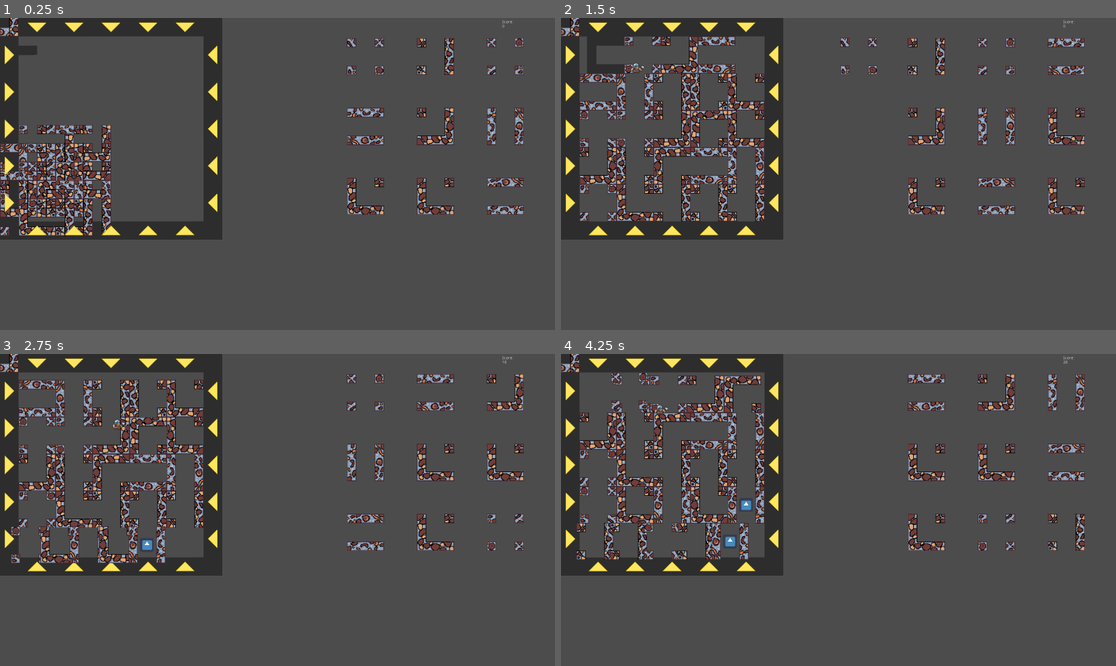
Above: before the commit, frames 1-4 (two rows, left to right).
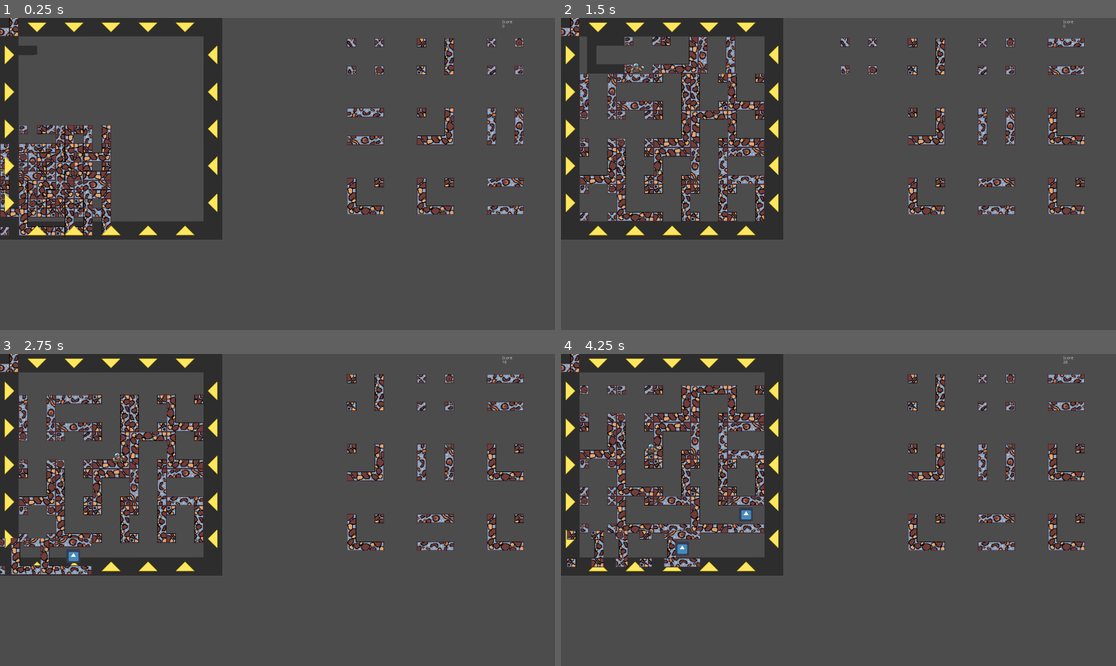
Above: after the commit, the same moments.

Repository: DorianSnowball/amazeing-mine
Game: Godot game, scene res://MainUI.tscn
Two runs of this game, one before a commit and one after it. Both use one fixed random seed, a clock stepped at 60 frames per second and the inputs below. The engine's default icon, where the game draws it, is replaced by a stand-in: a white triangle on a blue panel in a dark square.
Inputs (mouse positions are in pixels of both pictures, inside the frame that each line leads up to):
- Up to frame 1 (0.25 s): no input
- Up to frame 2 (1.5 s): hold D (move_right) 0.53-1.25 s; tap Space (jump) at 0.77 s; click (572, 55) at 1.27 s
- Up to frame 3 (2.75 s): hold D (move_right) from 2.03 s (still down); tap Space (jump) at 2.27 s
- Up to frame 4 (4.25 s): release D (move_right) at 2.78 s; hold A (move_left) 2.78-3.53 s; hold D (move_right) from 3.53 s (still down); tap Space (jump) at 3.77 s

The runs differ from the first frame. In frame 1, 1.2% of the frame differs, in the area x 0-20%, y 3-64%; in frame 2, 2.6%; in frame 3, 13%, in the area x 0-95%, y 3-71%; in frame 4, 13%.

Commit message:
changed scrolling behaviour

Diff:
--- a/game/Dwarf.gd
+++ b/game/Dwarf.gd
@@ -61,9 +61,9 @@
     checkScroll()
 
 func checkScroll():
-    if get_parent().getRow(position.y) > 1:
+    if get_parent().getRow(position.y) > 1 and is_on_floor() and not get_parent().scrolling:
         get_parent().scroll()
-        velocity.y = 0
+        #velocity.y = 0
 
 #    if previous_frame_floor != is_on_floor() and vel_y == 13:                   #will only trigger once
 #        print(is_on_floor())
--- a/game/Gamefield.gd
+++ b/game/Gamefield.gd
@@ -191,7 +191,7 @@
 func scroll():
     # remove first row
     # add new last row
-
+    scrolling = true
     var row = []
     for _i in range(fieldsize_width):
         row.append(getRandomTile(Vector2(0,fieldsize_height*tile_scaling*tile_basesize+100)))
@@ -206,9 +206,12 @@
 
 
     drawField()
-    dwarf.position.y -= tile_basesize*tile_scaling
-
     $"../Score".increaseScore()
+    #dwarf.position.y -= tile_basesize*tile_scaling
+
+    yield(get_tree().create_timer(0.5), "timeout")
+    scrolling = false
+
 
 var itemProb = 0.75
 func generateTileItem(row):
--- a/game/Tile_Tube.tscn
+++ b/game/Tile_Tube.tscn
@@ -8,6 +8,7 @@
 [node name="Tile_Tube" type="KinematicBody2D"]
 
 [node name="Sprite" type="Sprite" parent="."]
+rotation = 1.5708
 texture = ExtResource( 1 )
 
 [node name="CollisionShape2D_Top" type="CollisionShape2D" parent="."]
--- a/game/project.godot
+++ b/game/project.godot
@@ -10,6 +10,7 @@
 
 _global_script_classes=[  ]
 _global_script_class_icons={
+
 }
 
 [application]
@@ -25,9 +26,11 @@
 
 [input]
 
-ui_select={
+ui_accept={
 "deadzone": 0.5,
-"events": [ Object(InputEventJoypadButton,"resource_local_to_scene":false,"resource_name":"","device":0,"button_index":3,"pressure":0.0,"pressed":false,"script":null)
+"events": [ Object(InputEventKey,"resource_local_to_scene":false,"resource_name":"","device":0,"alt":false,"shift":false,"control":false,"meta":false,"command":false,"pressed":false,"scancode":16777221,"unicode":0,"echo":false,"script":null)
+, Object(InputEventKey,"resource_local_to_scene":false,"resource_name":"","device":0,"alt":false,"shift":false,"control":false,"meta":false,"command":false,"pressed":false,"scancode":16777222,"unicode":0,"echo":false,"script":null)
+, Object(InputEventJoypadButton,"resource_local_to_scene":false,"resource_name":"","device":0,"button_index":0,"pressure":0.0,"pressed":false,"script":null)
  ]
 }
 move_left={
